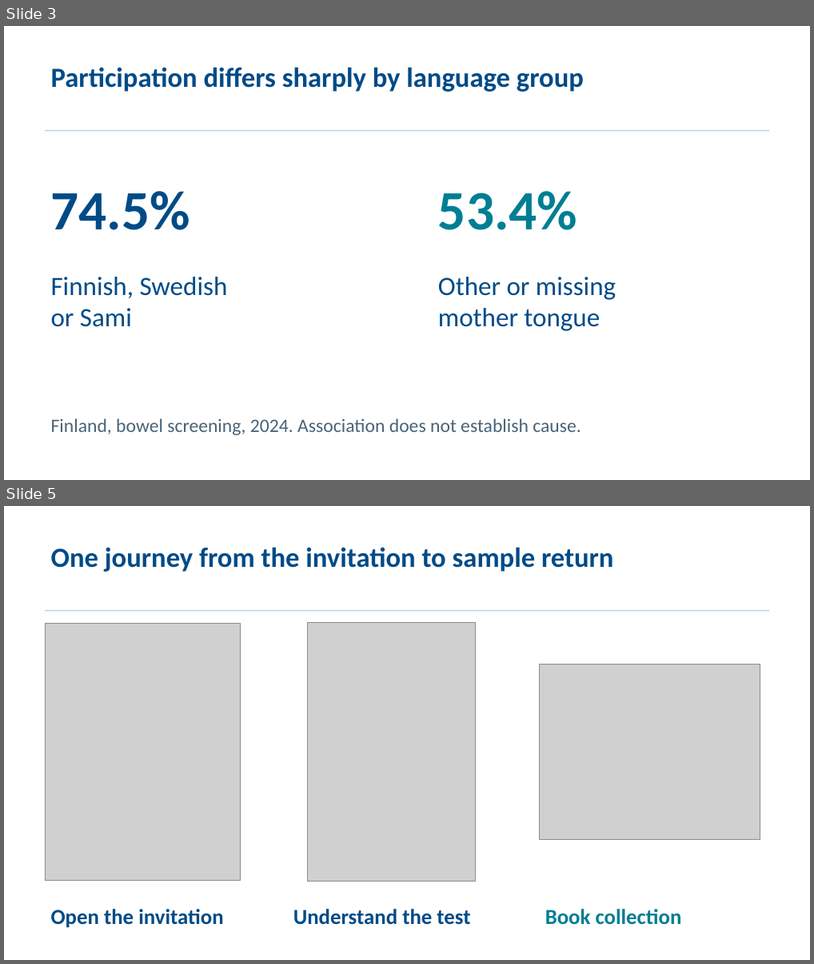
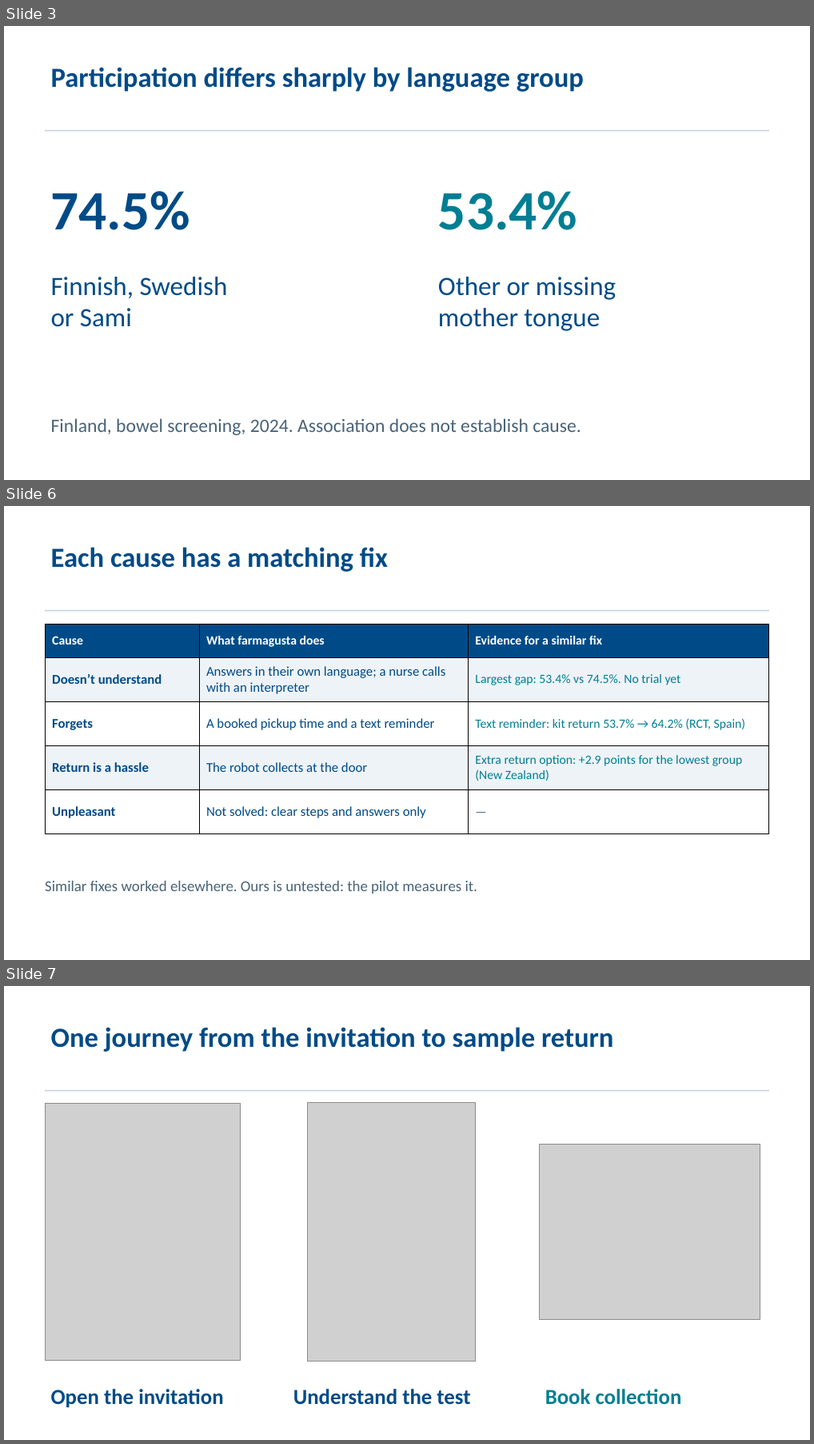
Before and after one commit to rromppanen/junction26, a slide deck: docs/pitch/farmagusta-screening-attendance.pptx. Shown one above the other, each under a label of ours: slides 3 and 5 before the commit, slides 3, 6 and 7 after it; the slides between them are not shown. The pictures are 814x964 and 814x1444 pixels, drawn with LibreOffice and Linux fonts; fonts in the diff are those of the drawing; grey boxes stand for pictures. Boxes give left, top, right and bottom in pixels: in the first picture for what was removed or moved away, otherwise in the second. Text is boxed around its words. In the diff, an @@ line names an element or a change of style, - is before the commit and + after.

```diff
--- a/docs/pitch/farmagusta-screening-attendance.pptx
+++ b/docs/pitch/farmagusta-screening-attendance.pptx
@@ slide 6 added at <box>4,506,810,960</box>, background #FFFFFF @@
@@ text added at <box>51,547,388,572</box>, 33 pt, text #004B87, bold @@
+Each cause has a matching fix
@@ rectangle added at <box>45,610,770,612</box>, fill #BFD2E1 @@
@@ table added at <box>45,624,770,834</box>, 5 rows, 3 columns @@
+Cause | What farmagusta does | Evidence for a similar fix
+Doesn’t understand | Answers in their own language; a nurse calls with an interpreter | Largest gap: 53.4% vs 74.5%. No trial yet
+Forgets | A booked pickup time and a text reminder | Text reminder: kit return 53.7% → 64.2% (RCT, Spain)
+Return is a hassle | The robot collects at the door | Extra return option: +2.9 points for the lowest group (New Zealand)
+Unpleasant | Not solved: clear steps and answers only | —
@@ text added at <box>45,880,478,893</box>, 18 pt, text #486378 @@
+Similar fixes worked elsewhere. Ours is untested: the pilot measures it.
@@ what was slide 5 is now slide 7 @@
```
Also in this commit, not shown: 2 other slides added, 1 slide removed.
